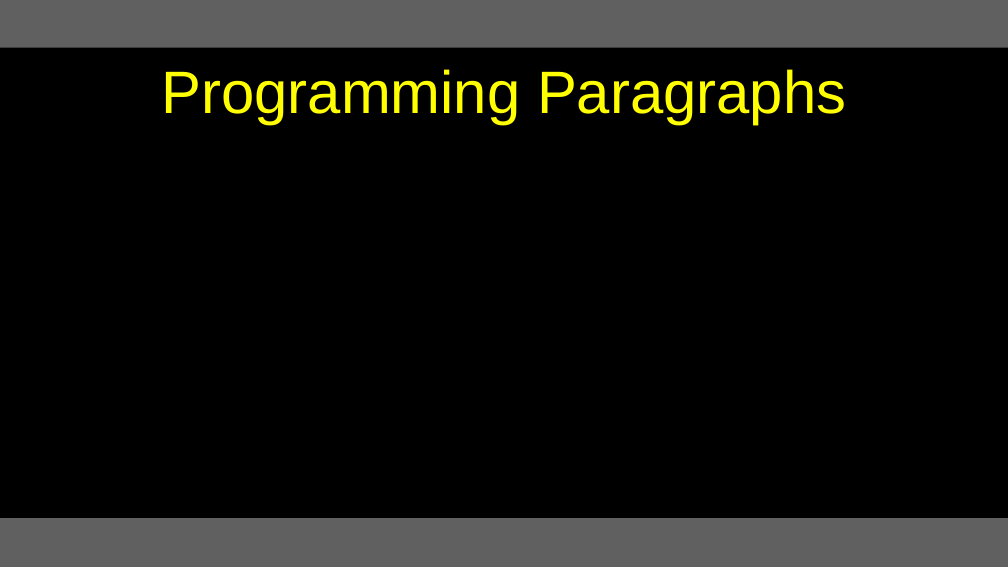
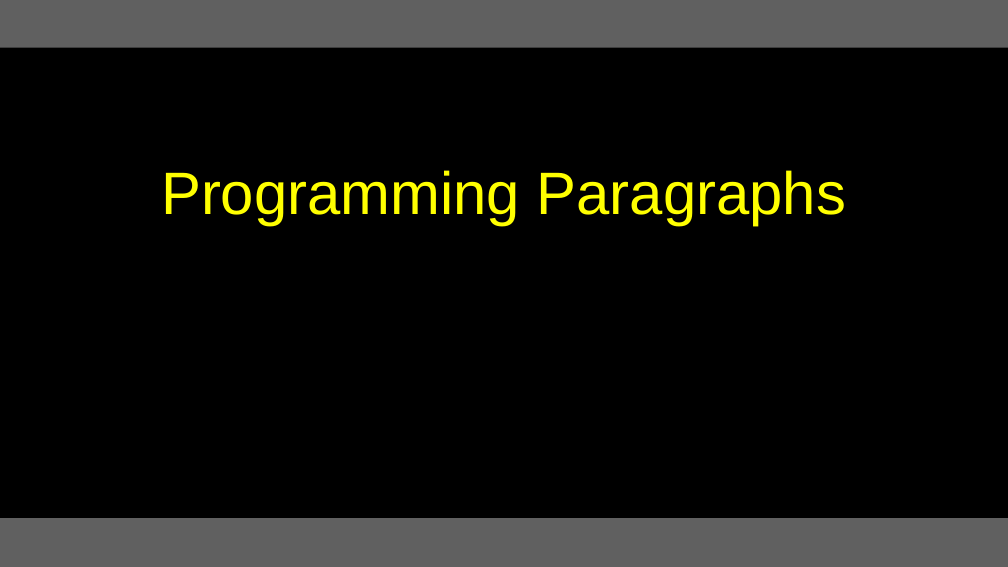
Before and after one commit to csev/py4e, a slide deck: slide 35 of lectures3/Pythonlearn-01-Intro.pptx. Drawn at 1008x567 pixels with LibreOffice and Linux fonts; fonts in the diff are those of the drawing. Boxes give left, top, right and bottom in pixels: in the first picture for what was removed or moved away, otherwise in the second. Text is boxed around its words. In the diff, an @@ line names an element or a change of style, - is before the commit and + after.

```diff
--- a/lectures3/Pythonlearn-01-Intro.pptx
+++ b/lectures3/Pythonlearn-01-Intro.pptx
@@ title "Programming Paragraphs" moved from (x1=162, y1=69, x2=846, y2=125) to (x1=161, y1=170, x2=846, y2=226) @@
```
Also in this commit, not shown: 7 other slides changed, 1 slide removed.
